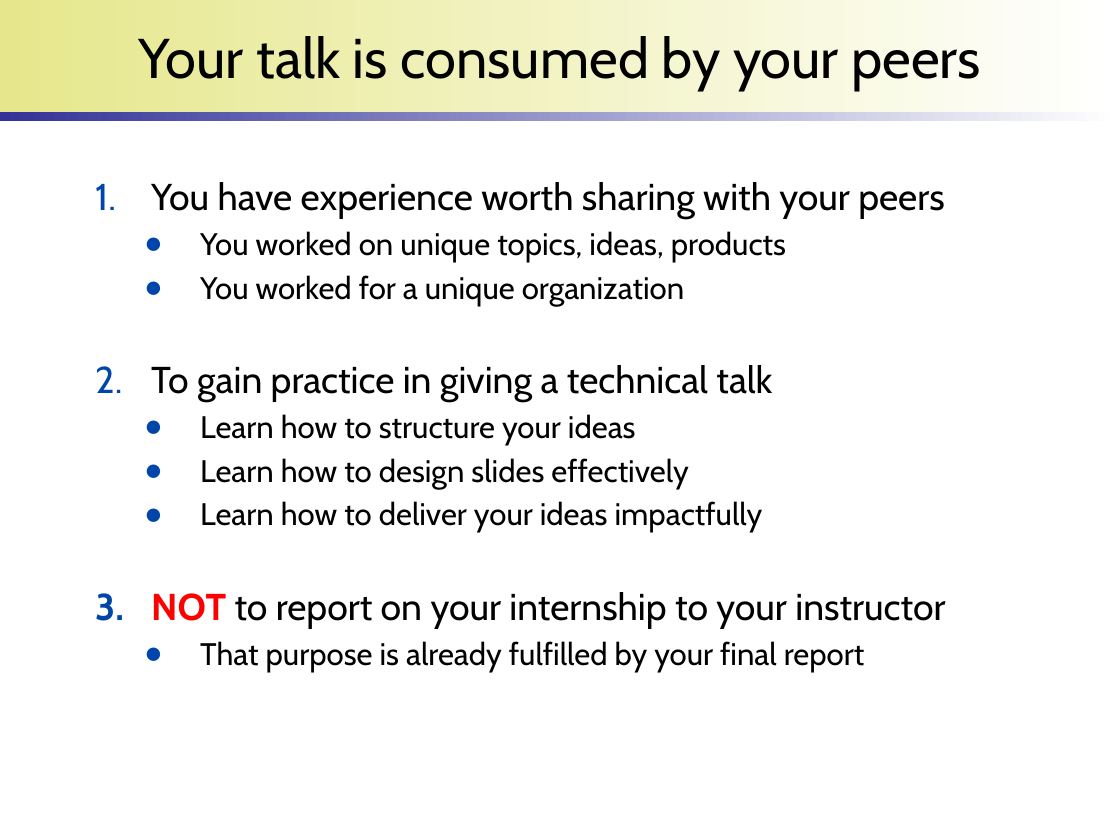
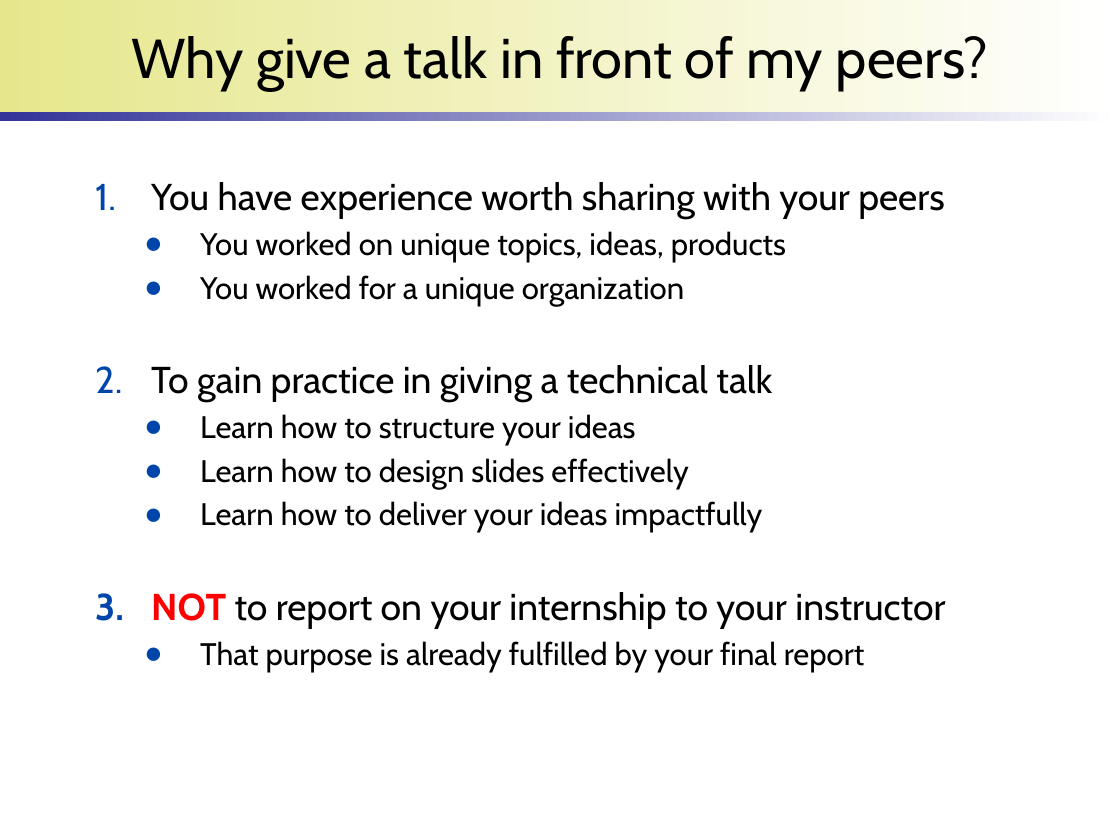
Before and after one commit to wonsunahn/Capstone_Spring2022, a slide deck: slide 6 of lectures/introduction-internship.pptx. Drawn at 1120x840 pixels with LibreOffice and Linux fonts; fonts in the diff are those of the drawing; background and template pictures are left out. Boxes give left, top, right and bottom in pixels: in the first picture for what was removed or moved away, otherwise in the second. Text is boxed around its words. In the diff, an @@ line names an element or a change of style, - is before the commit and + after.

```diff
--- a/lectures/introduction-internship.pptx
+++ b/lectures/introduction-internship.pptx
@@ title at (x1=131, y1=36, x2=989, y2=90): text changed @@
-Your talk is consumed by your peers
+Why give a talk in front of my peers?
```
Also in this commit, not shown: 2 other slides changed, 1 other file.
